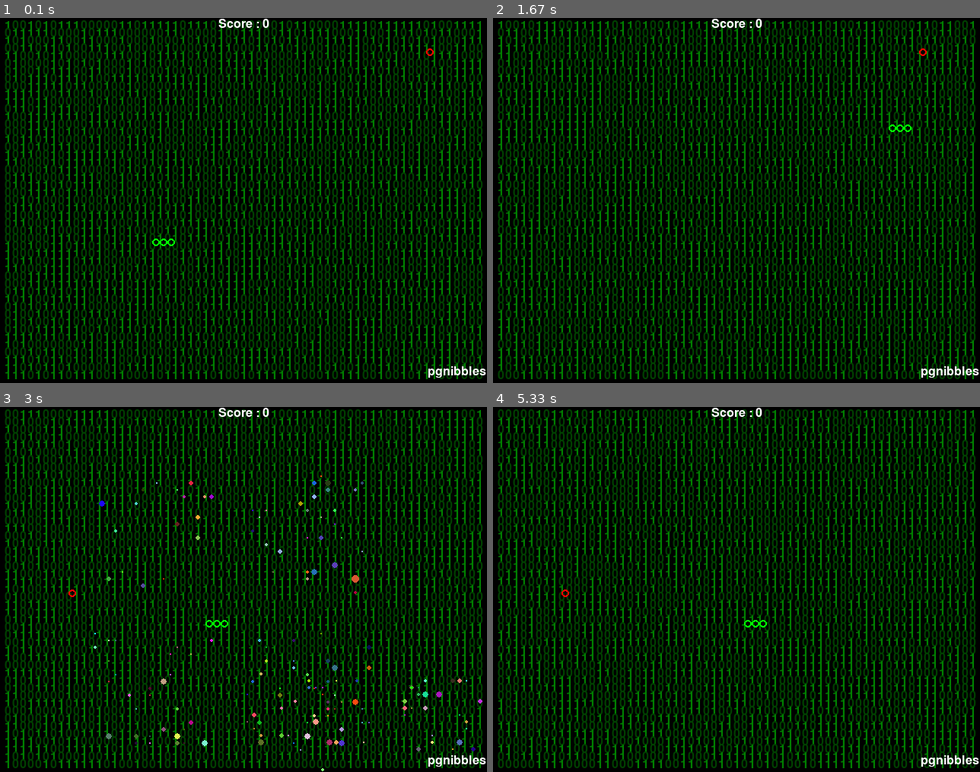
Above: before the commit, frames 1-4 (two rows, left to right).
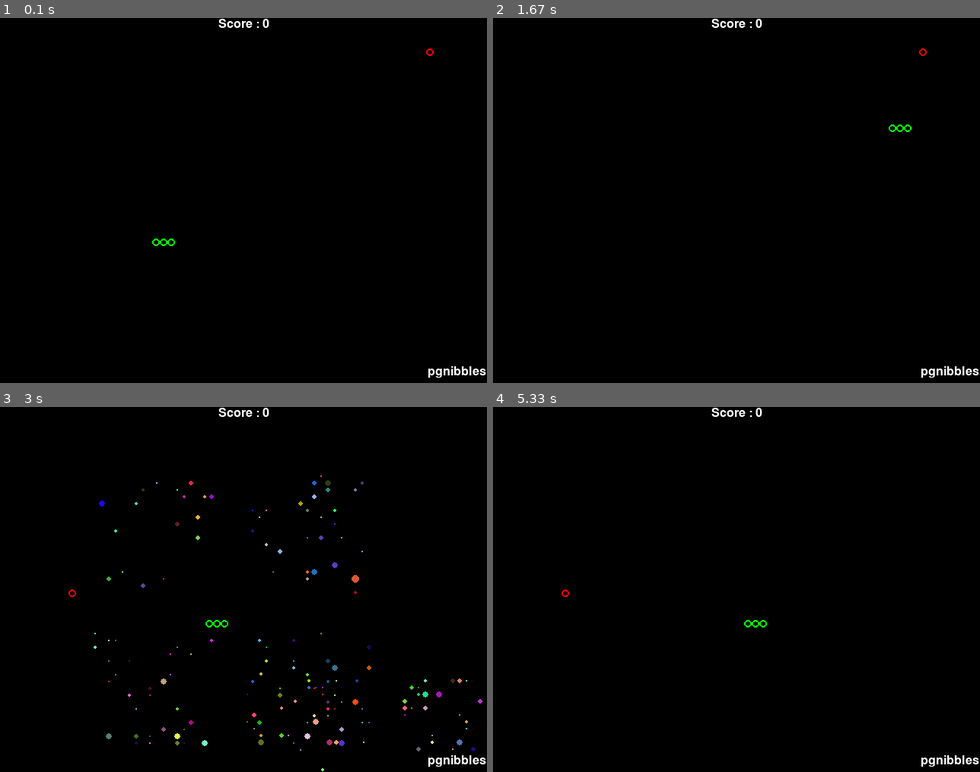
Above: after the commit, the same moments.

Repository: caffeinemonster/python-pygame-nibbles
Game: pygame game, started from pgnibbles-current.py
Two runs of this game, one before a commit and one after it. Both use one fixed random seed, a clock stepped at 60 frames per second and the inputs below.
Inputs:
- Up to frame 1 (0.1 s): no input
- Up to frame 2 (1.67 s): hold Up 0.83-1.3 s; hold Right from 1.33 s (still down)
- Up to frame 3 (3 s): release Right at 1.8 s; hold Down 2.4-2.7 s
- Up to frame 4 (5.33 s): hold Up 3.17-3.53 s; hold Right 3.57-4.2 s; hold Down 4.23-4.6 s; hold Left 4.63-5.1 s

The runs differ from the first frame. In frame 1, 40% of the frame differs, in the area x 0-100%, y 0-99%; in frame 2, 40%; in frame 3, 39%; in frame 4, 40%.

Commit message:
Tidying main game loop and classes

Diff:
--- a/pgnibbles-current.py
+++ b/pgnibbles-current.py
@@ -19,8 +19,6 @@
         self.add(sxy[0] - 2, sxy[1])  # add snake body
         self.add(sxy[0] - 1, sxy[1])  # add snake body
         self.add(sxy[0], sxy[1])  # add snake body
-        #self.moveframes = 2
-        #self.frames = self.moveframes
 
     def add(self, x, y):  # add snake part
         self.data.insert(0, (x, y))  # add snake part @xy loc
@@ -36,6 +34,11 @@
     def remove(self):
         self.data.pop()  # remove trailing end of snake
 
+    def eatingself(self):
+        sbody = self.body()
+        for part in sbody:  # for each part in the body of the snake
+            if (part == self.head()):  # if the snakes head is eating the body
+                self.alive = 0  # snake is dead, they're all dead dave everybody's dead.'
 
 class capple():  # apple class
     def __init__(self):
@@ -163,10 +166,8 @@
     pygame.quit()  # quit pygame
     quit()  # quit python  #
 
-
 def main():  # main game loop
     r = 1  # set return value = 1  # everthing is ok continue to run
-
     apple = capple()  # init apple
     sxy = ['0', '0']  # define var for snake init to hold xy vars
     sxy[0] = random.randint(5, GWIDTH - 6)  # generate random snake coords
@@ -197,10 +198,16 @@
         #else:
         #    particles.seed((snake.data[0][0] * GSIZE), (snake.data[0][1] * GSIZE), 5, 5, 2, (0,255,0), 2)
         #for body in snake.data[1:]:  # for each part in the body of the snake
-        sbody = snake.body()
-        for body in sbody:  # for each part in the body of the snake
-            if (body == snake.head()):  # if the snakes head is eating the body
-                snake.alive = 0  # snake is dead, they're all dead dave everybody's dead.'
+        #sbody = snake.body()
+        #for body in sbody:  # for each part in the body of the snake
+        #    if (body == snake.head()):  # if the snakes head is eating the body
+        #        snake.alive = 0  # snake is dead, they're all dead dave everybody's dead.'
+
+
+        snake.eatingself() # checks to see if snake is eating itself
+
+        #for food in apple.data:
+
         if snake.data[0][0] == apple.data[0][0] and snake.data[0][1] == apple.data[0][1]:  # is the snake eating ?
             # seed(self, x, y, speed, life, amount, rgbcolour, size)  # for refernce
             particles.seed((apple.data[0][0] * GSIZE), (apple.data[0][1] * GSIZE), 10, 25, 50, (0, 127, 0), random.randint(1, 3))  # seed particles
@@ -210,6 +217,7 @@
             particles.seedrandom((GSURF.get_width() / 2, 10), 100)  # seed particles
             particles.seedrandom((GSURF.get_width() - 20, 475), 100)  # seed particles
             sadd = 0
+
             if snake.alive == 1:  # if the snake is alive add score
                 if apple.data[0][0] == 0 and apple.data[0][1] == 0:  # apple is in top left corner
                     if sadd == 0:
@@ -239,16 +247,14 @@
                     if sadd == 0:
                         sadd = 1
                 score.add(sadd)  # add sadd to the score
+
             apple.add(random.randint(0, GWIDTH - 1), random.randint(0, GHEIGHT - 1))  # add a new apple
             particles.seed((apple.data[0][0] * GSIZE), (apple.data[0][1] * GSIZE), 20, 5, 50, (255, 0, 0), random.randint(1, 3))  # seed particles
             pygame.mixer.music.queue('sndmusic/TRACK' + str(random.randint(1, 16)) + '.mp3')  # choose another track to play next
             sfx.fxeat()  # play the eat sound effect
-            #snake.frames = 0
-        else:
-            #if snake.frames == 0:
+        else:
             snake.remove()  # remove the last body part
 
-        #if snake.frames == 0:
         if snake.direction == K_UP:  # detect relevant keypress
             snake.add(snake.data[0][0], snake.data[0][1] - 1)  # move the snake
         elif snake.direction == K_DOWN:  # detect relevant keypress
@@ -257,22 +263,18 @@
             snake.add(snake.data[0][0] - 1, snake.data[0][1])  # move the snake
         elif snake.direction == K_RIGHT:  # detect relevant keypress
             snake.add(snake.data[0][0] + 1, snake.data[0][1])  # move the snake
-        #snake.frames = snake.moveframes
-        #else:
-        #    snake.frames -= 1
-
-        # draw bg
+
         GSURF.fill((0, 0, 0))  # fill game surface with black
-        font = pygame.font.Font(None, 24)  # set font and size
-        for ix in range(1, GWIDTH):
-            for iy in range(1, GHEIGHT):
-                if random.randint(0, 1) == 1:
-                    text = font.render("0", 1, (0, 64, 0))  # set text and colour
-                else:
-                    text = font.render("1", 1, (0, 127, 0))  # set text and colour
-                textpos = text.get_rect(center=(GSIZE * ix, GSIZE * iy))
-                GSURF.blit(text, textpos)  # render text
-
+#        font = pygame.font.Font(None, 24)  # set font and size
+#        for ix in range(1, GWIDTH):
+#            for iy in range(1, GHEIGHT):
+#                if random.randint(0, 1) == 1:
+#                    text = font.render("0", 1, (0, 64, 0))  # set text and colour
+#                else:
+#                    text = font.render("1", 1, (0, 127, 0))  # set text and colour
+#                textpos = text.get_rect(center=(GSIZE * ix, GSIZE * iy))
+#                GSURF.blit(text, textpos)  # render text
+# above code removed needs coding moar efficiently
         #b = pygame.sprite.Sprite() # create sprite
         #b.image = pygame.image.load("imgs/grass.png").convert_alpha() # load ball image
         #b.image.set_colorkey(-1)
